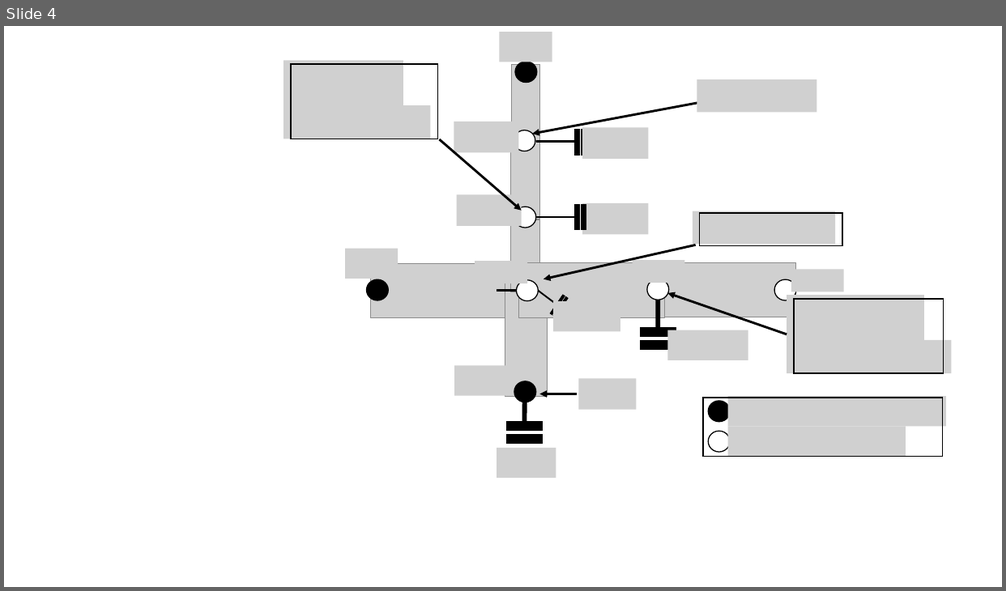
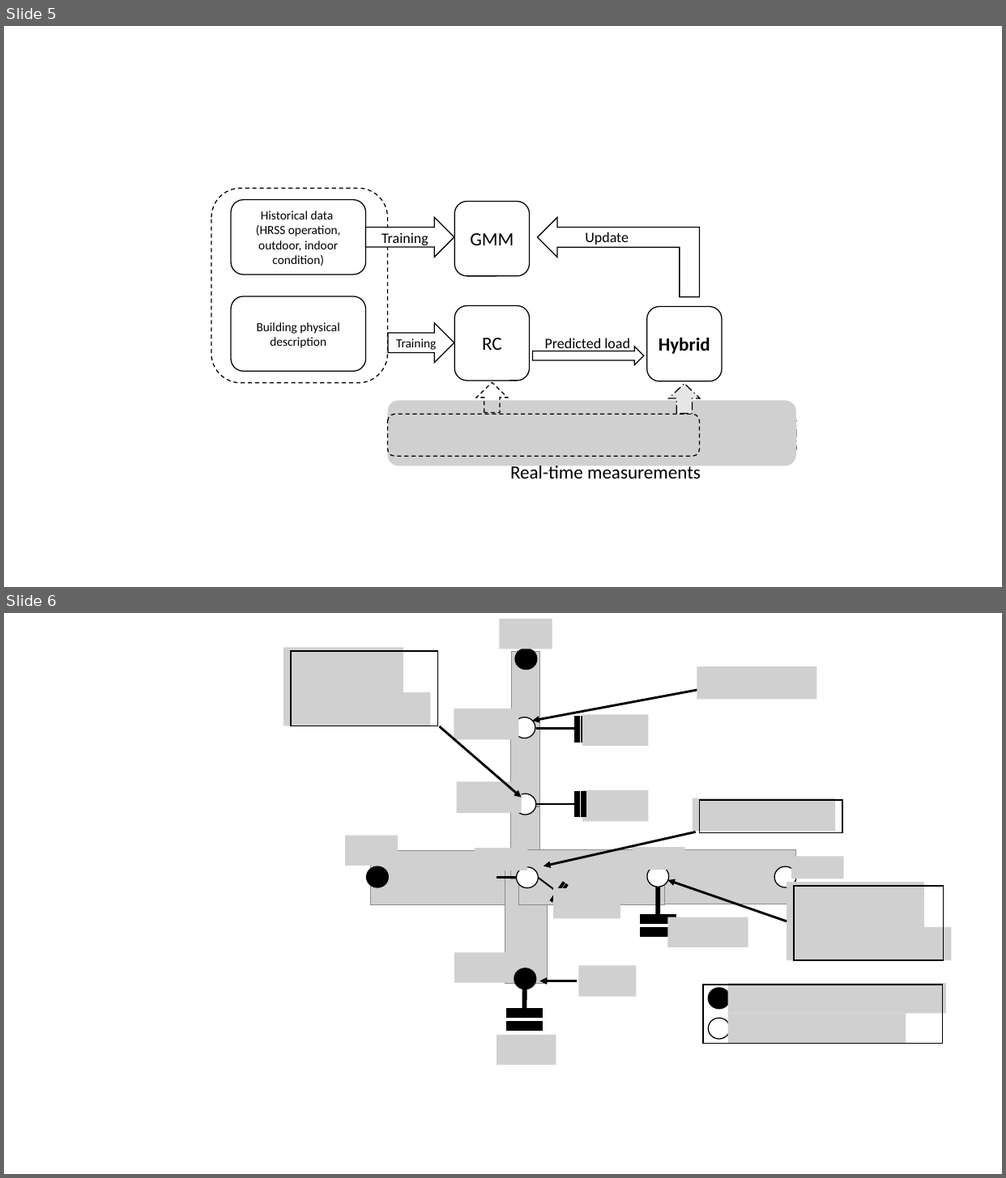
Before and after one commit to xixihaha1995/Hybrid_RC_GGMR, a slide deck: writing/Purdue_Hybrid_Schema.pptx. Shown one above the other, each under a label of ours: slide 4 before the commit, slides 5 and 6 after it. The pictures are 1006x591 and 1006x1178 pixels, drawn with LibreOffice and Linux fonts; fonts in the diff are those of the drawing; grey boxes stand for pictures. Boxes give left, top, right and bottom in pixels: in the first picture for what was removed or moved away, otherwise in the second. Text is boxed around its words. In the diff, an @@ line names an element or a change of style, - is before the commit and + after.

```diff
--- a/writing/Purdue_Hybrid_Schema.pptx
+++ b/writing/Purdue_Hybrid_Schema.pptx
@@ slide 5 added at bbox=[4, 26, 1002, 587], background #FFFFFF @@
@@ rounded rectangle added at bbox=[211, 189, 387, 383], outline #000000 1 pt dashed @@
@@ rounded rectangle added at bbox=[231, 199, 365, 275], outline #000000 1 pt, 12 pt, text #000000 @@
+Historical data
+(HRSS operation, outdoor, indoor condition)
@@ right arrow added at bbox=[365, 218, 454, 258], fill #FFFFFF, outline #000000 1 pt, 14 pt, text #000000 @@
+Training
@@ rounded rectangle added at bbox=[454, 201, 530, 276], outline #000000 1 pt, 18 pt, text #000000 @@
+GMM
@@ bent up arrow added at bbox=[538, 218, 700, 297], fill #FFFFFF, outline #000000 1 pt @@
@@ text added at bbox=[585, 232, 629, 247], 14 pt, text #000000 @@
+Update
@@ rounded rectangle added at bbox=[231, 297, 365, 371], outline #000000 1 pt, 12 pt, text #000000 @@
+Building physical description
@@ rounded rectangle added at bbox=[454, 306, 530, 381], outline #000000 1 pt, 18 pt, text #000000 @@
+RC
@@ rounded rectangle added at bbox=[647, 307, 722, 382], outline #000000 1 pt, 18 pt, text #000000, bold @@
+Hybrid
@@ right arrow added at bbox=[388, 323, 454, 363], fill #FFFFFF, outline #000000 1 pt, 12 pt, text #000000 @@
+Training
@@ text added at bbox=[545, 338, 630, 352], 14 pt, text #000000 @@
+Predicted load
@@ right arrow added at bbox=[533, 347, 644, 365], outline #000000 1 pt @@
@@ right arrow added at bbox=[476, 383, 508, 413], outline #000000 1 pt dashed @@
@@ right arrow added at bbox=[669, 384, 701, 414], fill #E7E6E6, outline #000000 1 pt dashed @@
@@ picture added at bbox=[387, 401, 796, 467] @@
@@ rounded rectangle added at bbox=[387, 415, 700, 456], outline #000000 1 pt dashed @@
@@ rounded rectangle added at bbox=[612, 415, 796, 456], fill #E7E6E6, outline #000000 1 pt dashed @@
@@ text added at bbox=[510, 463, 701, 479], 18 pt, text #000000 @@
+Real-time measurements
@@ what was slide 4 is now slide 6 @@
```
Also in this commit, not shown: 1 slide changed, 4 other slides added, 34 other files.
